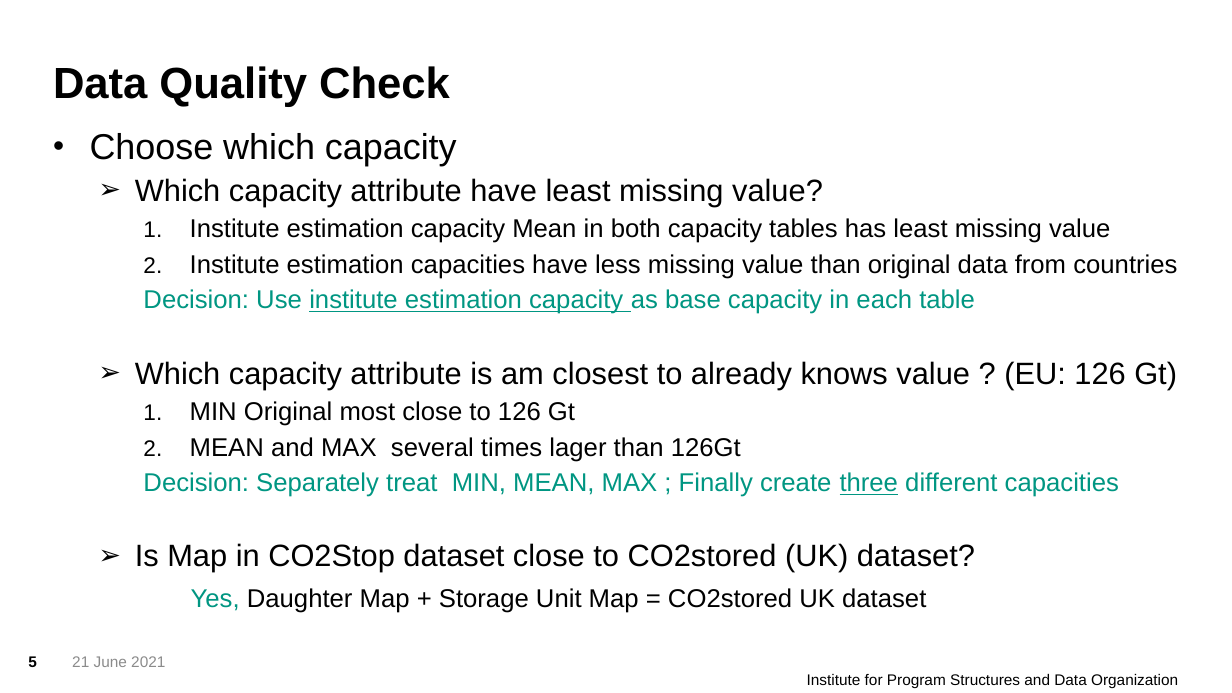
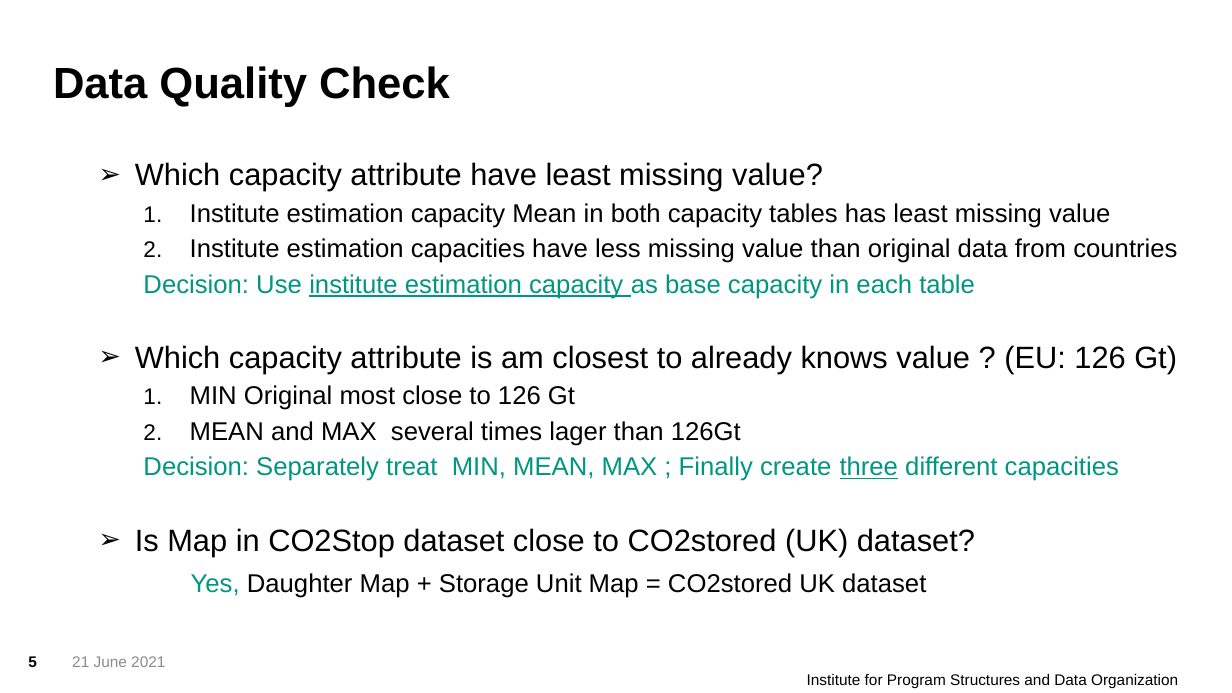
Before and after one commit to ericzhou571/Co2Storage, a slide deck: slide 5 of CO2Storage.pptx. Drawn at 1232x693 pixels with LibreOffice and Linux fonts; fonts in the diff are those of the drawing; background and template pictures are left out. Boxes give left, top, right and bottom in pixels: in the first picture for what was removed or moved away, otherwise in the second. Text is boxed around its words. In the diff, an @@ line names an element or a change of style, - is before the commit and + after.

```diff
--- a/CO2Storage.pptx
+++ b/CO2Storage.pptx
@@ text "Which capacity attribute have least ...": place and size @@
-text "Which capacity attribute have least ..." at box(90, 133, 1177, 613)
+text "Which capacity attribute have least ..." at box(135, 162, 1177, 598)
@@ text at box(90, 133, 457, 166): paragraph removed @@
-• Choose which capacity
```
Also in this commit, not shown: 3 other slides changed, 1 other file.
